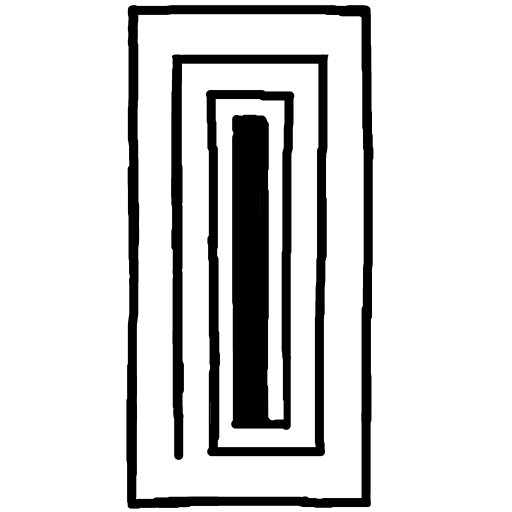
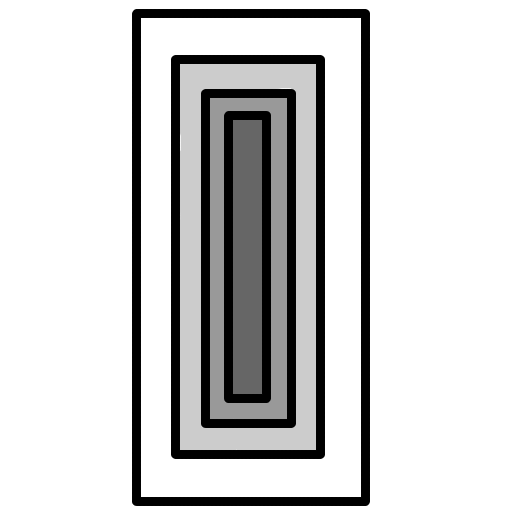
Layers edited between the first and the second 512 × 512 image:
painted on "line" over [126, 5, 374, 509]
renamed "color" to "grayscale", painted on it over [128, 5, 374, 509]
